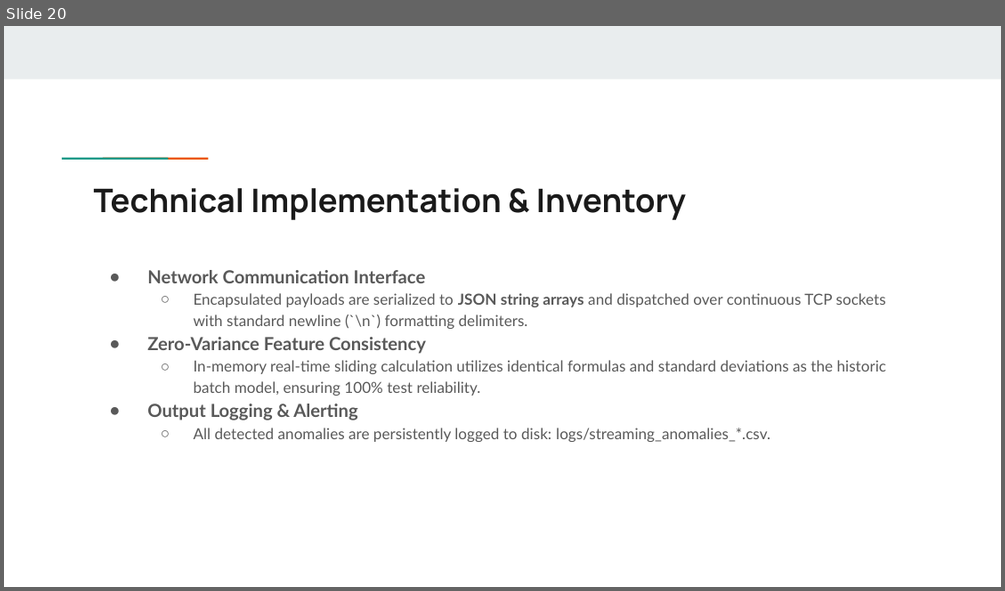
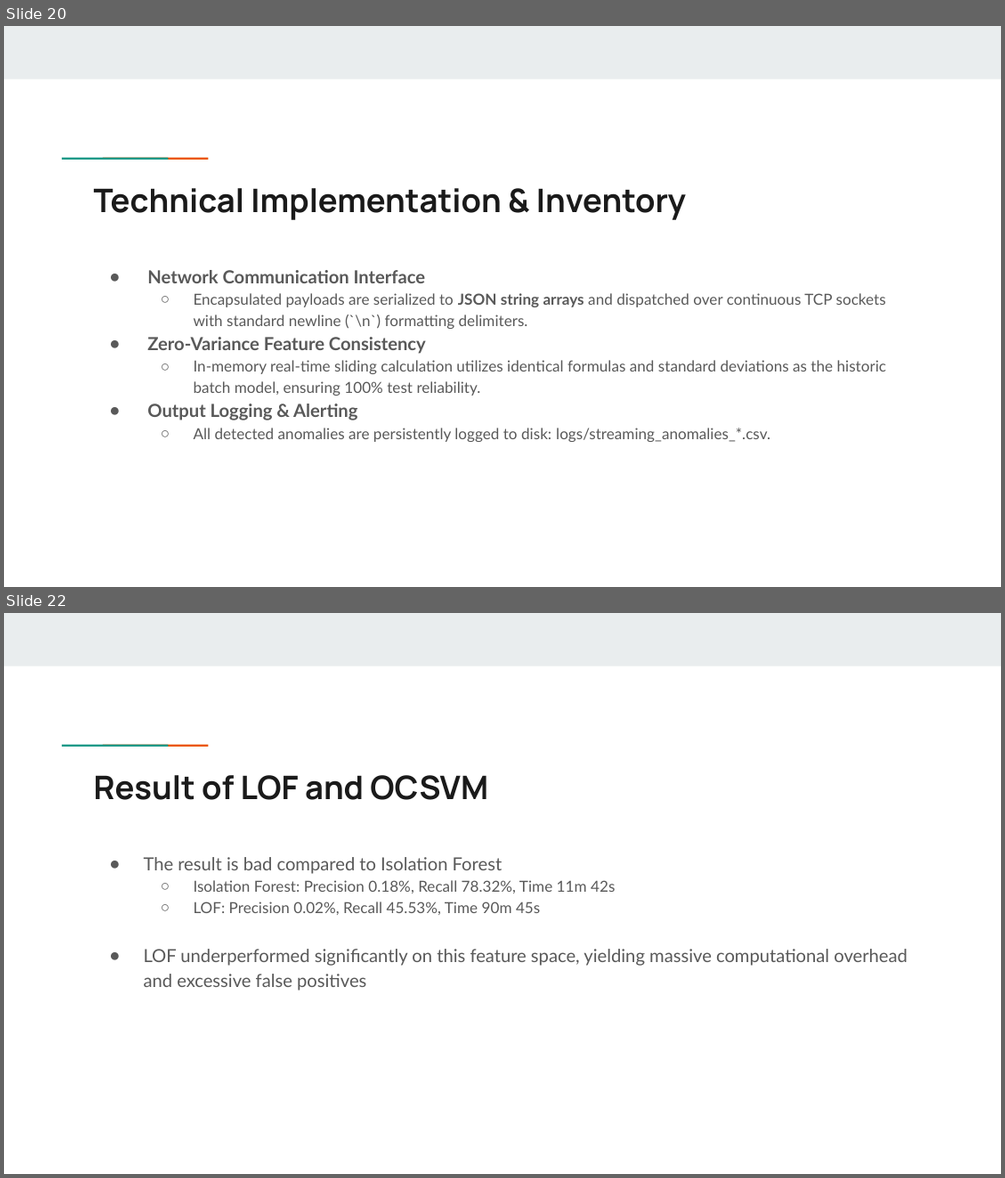
Before and after one commit to kudlamolka/Mtech_FYP, a slide deck: Presentation Slides/FYP Presentation.pptx. Shown one above the other, each under a label of ours: slide 20 before the commit, slides 20 and 22 after it; the slides between them are not shown. The pictures are 1005x591 and 1005x1178 pixels, drawn with LibreOffice and Linux fonts; fonts in the diff are those of the drawing. Boxes give left, top, right and bottom in pixels: in the first picture for what was removed or moved away, otherwise in the second. Text is boxed around its words. In the diff, an @@ line names an element or a change of style, - is before the commit and + after.

```diff
--- a/Presentation Slides/FYP Presentation.pptx
+++ b/Presentation Slides/FYP Presentation.pptx
@@ slide 22 added at <box>4,613,1001,1174</box>, background #FFFFFF; not listed: 3 template elements that a slide beside it also shows @@
@@ title added at <box>94,775,488,800</box>, 23.4 pt, text #1A1A1A, bold @@
+Result of LOF and OCSVM
@@ text added at <box>144,857,907,990</box>, 13 pt, text #595959 @@
+● The result is bad compared to Isolation Forest
+  ○ Isolation Forest: Precision 0.18%, Recall 78.32%, Time 11m 42s
+  ○ LOF: Precision 0.02%, Recall 45.53%, Time 90m 45s
+● LOF underperformed significantly on this feature space, yielding massive computational overhead and excessive false positives
```
Also in this commit, not shown: 2 other slides added, 1 slide removed, 7 other files.
